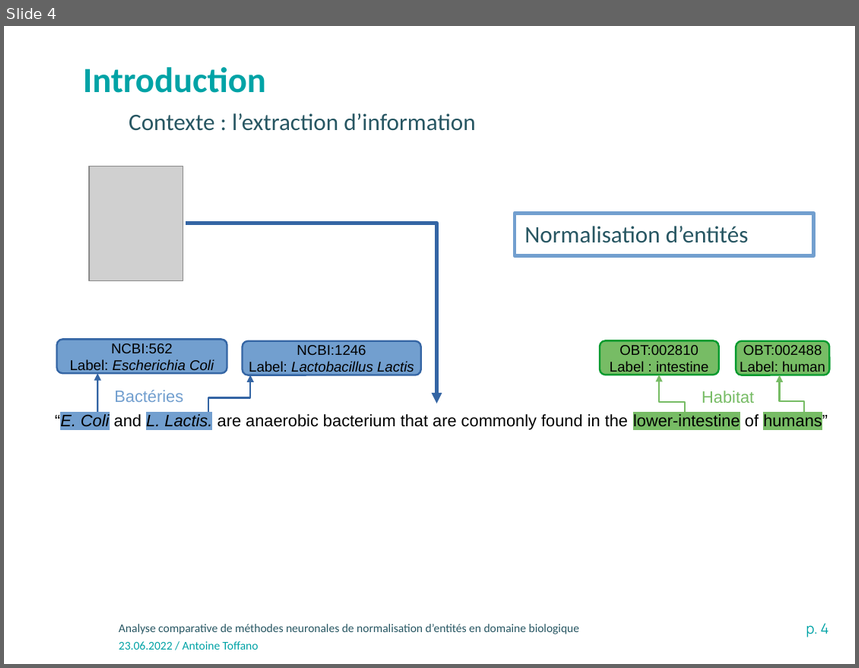
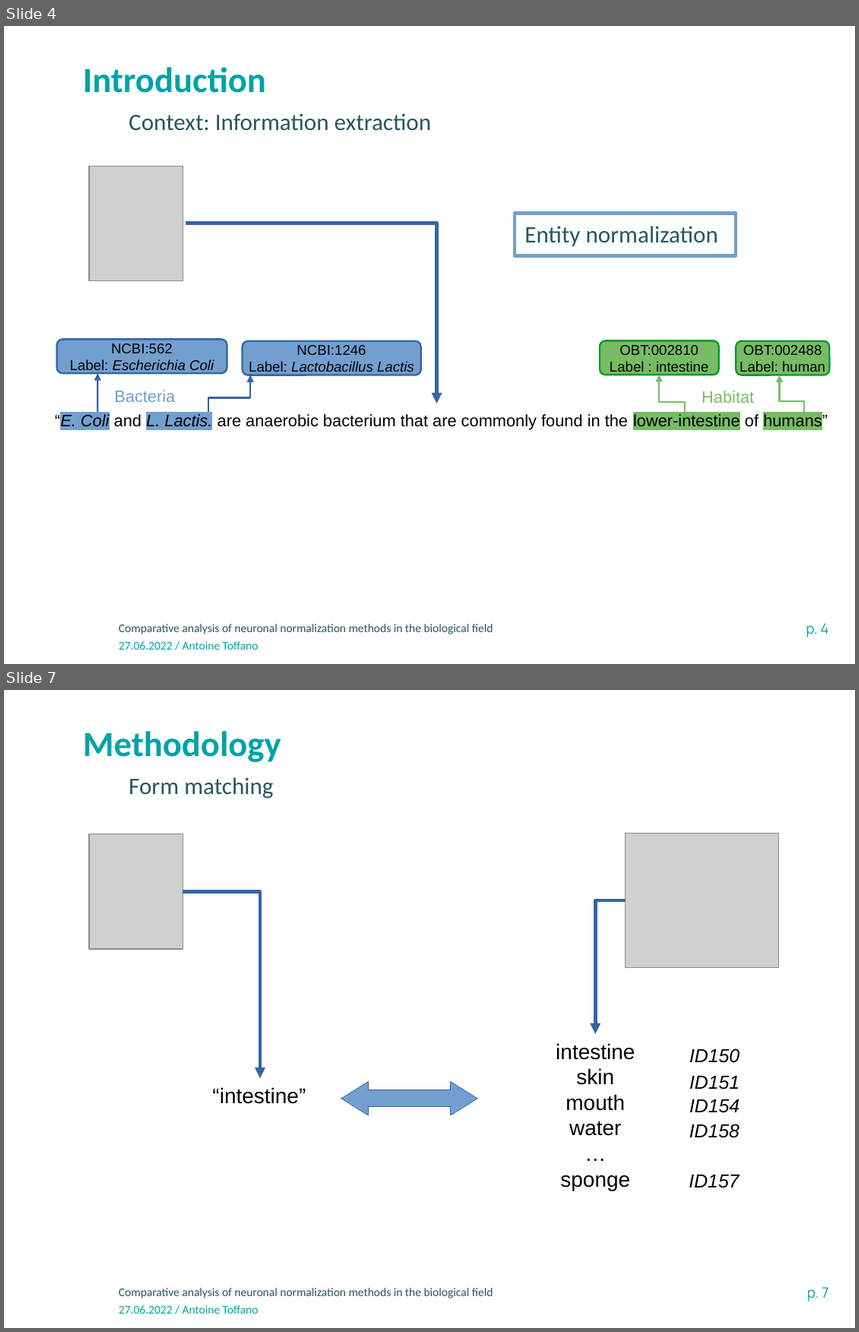
Before and after one commit to atoffano/entity-norm, a slide deck: Presentation-INRAE-format classique.odp. Shown one above the other, each under a label of ours: slide 4 before the commit, slides 4 and 7 after it; the slides between them are not shown. The pictures are 859x668 and 859x1332 pixels, drawn with LibreOffice and Linux fonts; fonts in the diff are those of the drawing; grey boxes stand for pictures; background and template pictures are left out. Boxes give left, top, right and bottom in pixels: in the first picture for what was removed or moved away, otherwise in the second. Text is boxed around its words. In the diff, an @@ line names an element or a change of style, - is before the commit and + after.

```diff
--- a/Presentation-INRAE-format classique.odp
+++ b/Presentation-INRAE-format classique.odp
@@ slide 7 added at (4, 690, 855, 1328), background #FFFFFF; not listed: 3 template elements that a slide beside it also shows @@
@@ text added at (83, 731, 281, 762), 30 pt, text #00A3A6, bold @@
+Methodology
@@ text added at (129, 777, 273, 799), 20 pt, text #275662 @@
+Form matching
@@ picture added at (89, 834, 183, 948) @@
@@ picture added at (626, 833, 778, 967) @@
@@ elbow arrow added from (183, 891) to (260, 1078), #3465A4 3 pt @@
@@ elbow arrow added from (626, 901) to (595, 1034), #3465A4 3 pt @@
@@ text added at (556, 1043, 635, 1191), 18 pt, text #000000 @@
+intestine
+skin
+mouth
+water
+…
+sponge
@@ text added at (690, 1049, 740, 1063), 16 pt, text #000000, italic @@
+ID150
@@ text added at (690, 1076, 740, 1090), 16 pt, text #000000, italic @@
+ID151
@@ text added at (212, 1087, 306, 1104), 18 pt, text #000000 @@
+“intestine”
@@ freeform shape added at (341, 1081, 477, 1116), fill #729FCF, outline #3465A4 0 pt @@
@@ text added at (690, 1100, 740, 1113), 16 pt, text #000000, italic @@
+ID154
@@ text added at (690, 1124, 740, 1138), 16 pt, text #000000, italic @@
+ID158
@@ text added at (689, 1175, 739, 1189), 16 pt, text #000000, italic @@
+ID157
@@ slide 4 changed as well @@
@@ text at (129, 113, 431, 131): text changed @@
-Contexte : l’extraction d’information
+Context: Information extraction
@@ rectangle removed at (515, 213, 814, 256) @@
-Normalisation d’entités
@@ rectangle added at (515, 213, 736, 256), outline #729FCF 3 pt, 20 pt, text #275662 @@
+Entity normalization
@@ text at (114, 390, 175, 402): text changed @@
-Bactéries
+Bacteria
@@ text at (119, 624, 493, 635): text changed @@
-Analyse comparative de méthodes neuronales de normalisation d’entités en domaine biologique
+Comparative analysis of neuronal normalization methods in the biological field
@@ text at (119, 642, 259, 650): text changed @@
-23.06.2022 / Antoine Toffano
+27.06.2022 / Antoine Toffano
```
Also in this commit, not shown: 2 other slides changed, 13 other slides added, 13 slides removed, 2 other files.
